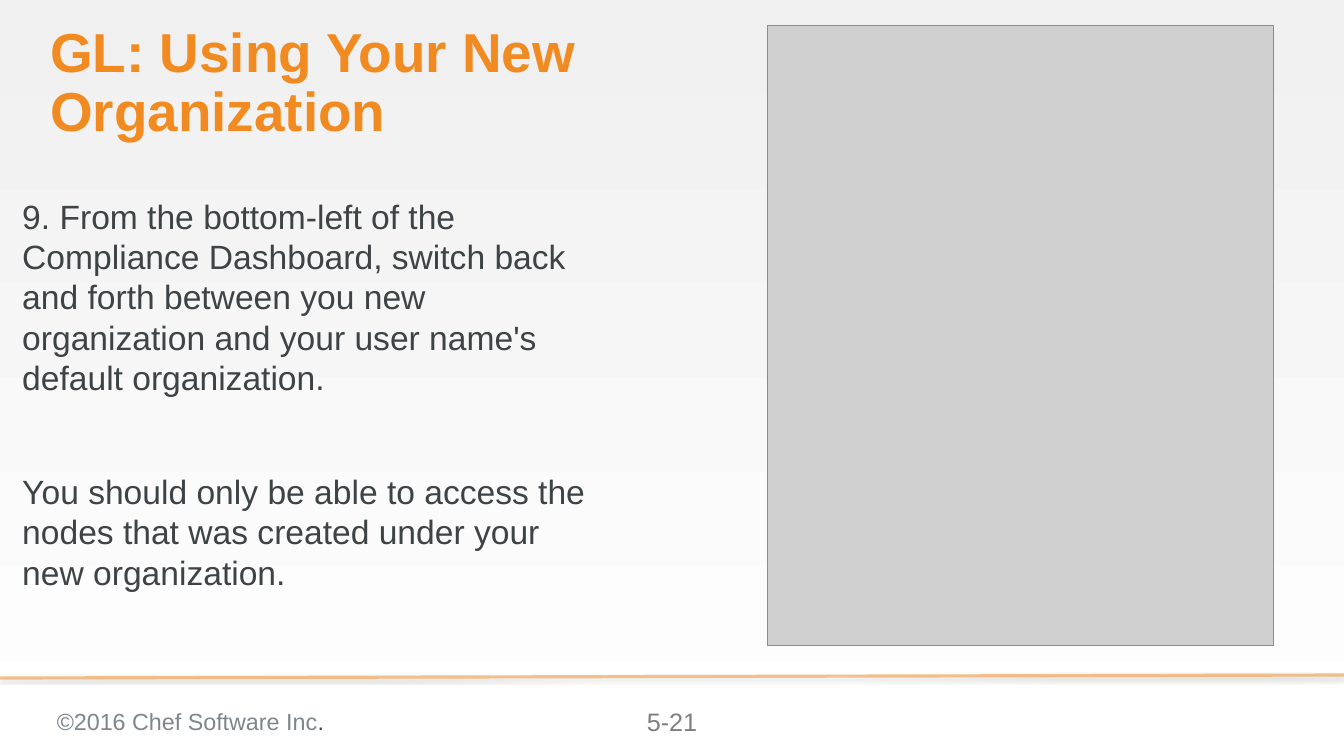
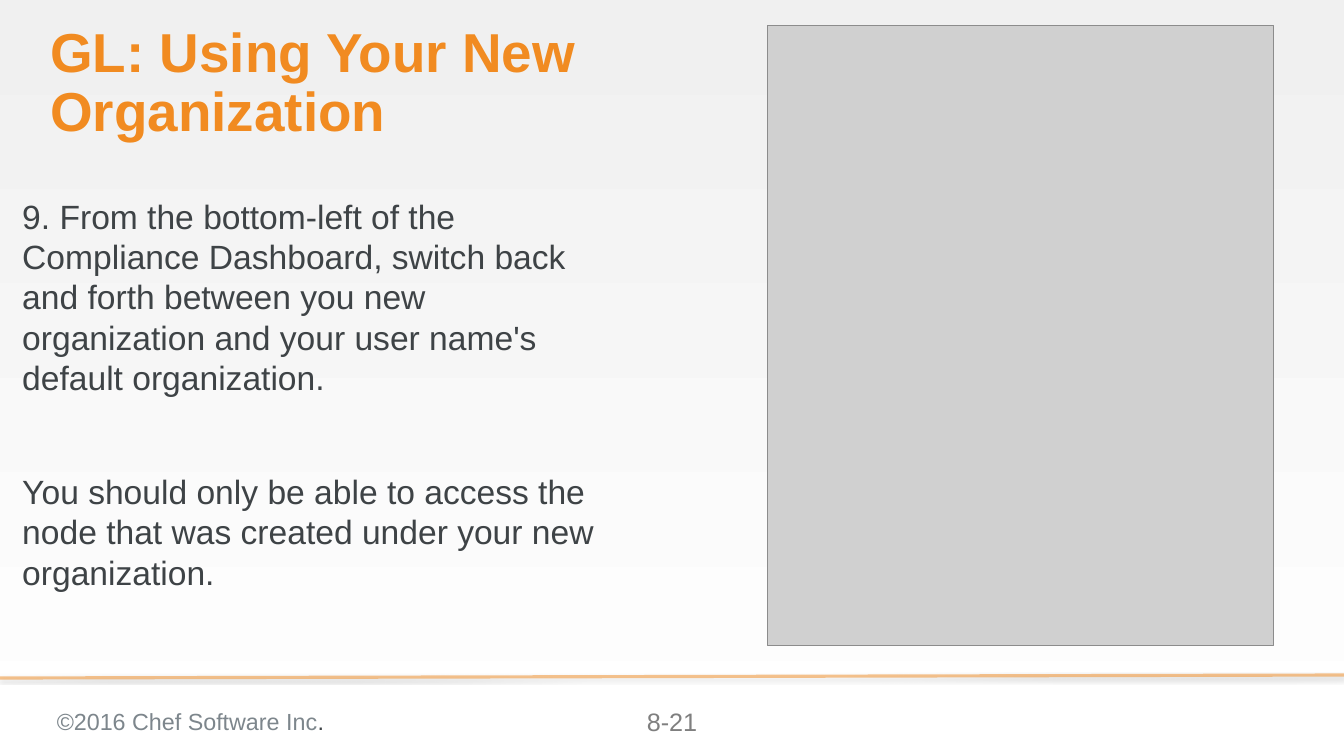
Before and after one commit to bchamby/chef-compliance-installation-configuration-operation, a slide deck: slide 21 of 08-permissions-orgs.pptx. Drawn at 1344x756 pixels with LibreOffice and Linux fonts; fonts in the diff are those of the drawing; grey boxes stand for pictures; background and template pictures are left out. Boxes give left, top, right and bottom in pixels: in the first picture for what was removed or moved away, otherwise in the second. Text is boxed around its words. In the diff, an @@ line names an element or a change of style, - is before the commit and + after.

```diff
--- a/08-permissions-orgs.pptx
+++ b/08-permissions-orgs.pptx
@@ text at [22,479,594,592]: text changed @@
-You should only be able to access the nodes that was created under your new organization.
+You should only be able to access the node that was created under your new organization.
@@ page number at [647,713,697,731]: text changed @@
-5-21
+8-21
```
Also in this commit, not shown: 8 other slides changed, 6 slides added, 18 slides removed.
